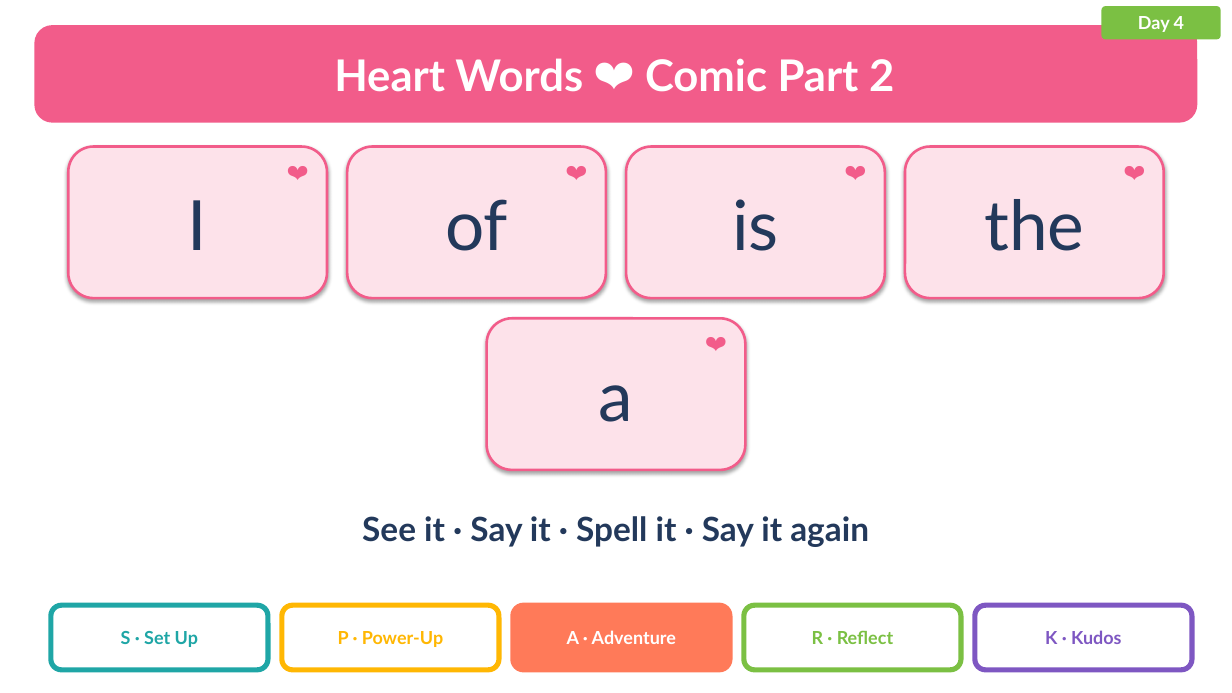
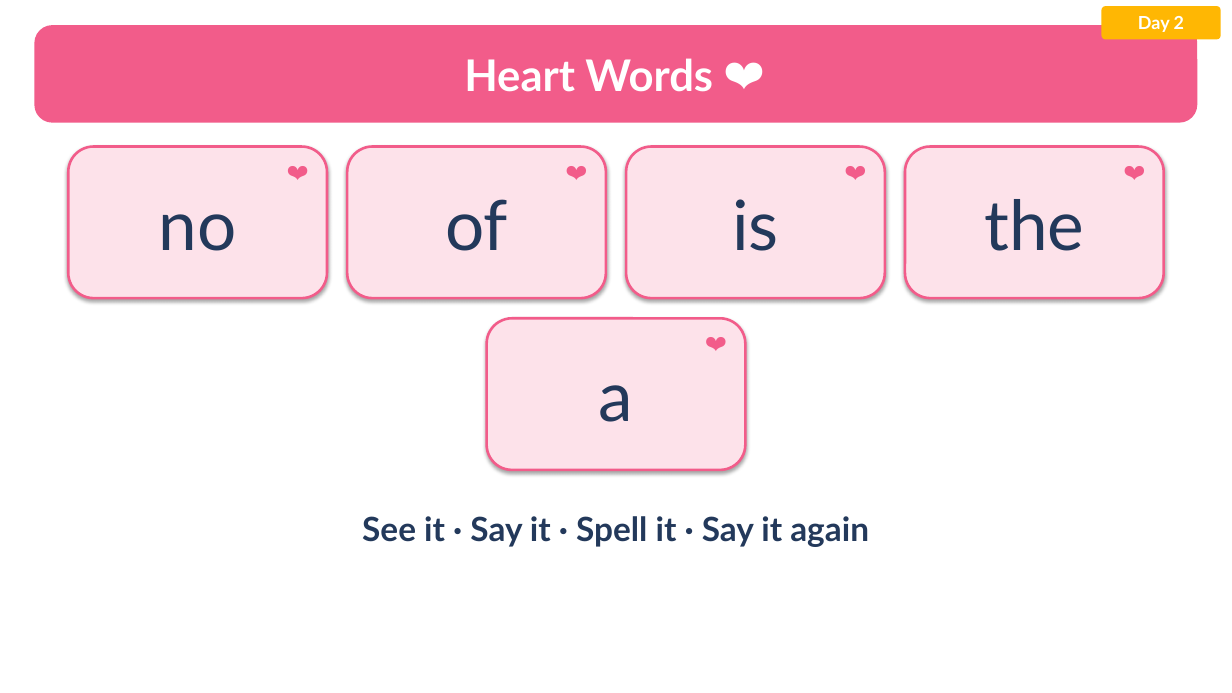
Before and after one commit to Silkwormx/island-readers, a slide deck: slide 34 of teachers/ng/Lesson3.1_ng_Slide_Presentation.pptx (slide 56 before the commit). Drawn at 1232x693 pixels with LibreOffice and Linux fonts; fonts in the diff are those of the drawing. Boxes give left, top, right and bottom in pixels: in the first picture for what was removed or moved away, otherwise in the second. Text is boxed around its words. In the diff, an @@ line names an element or a change of style, - is before the commit and + after.

```diff
--- a/teachers/ng/Lesson3.1_ng_Slide_Presentation.pptx
+++ b/teachers/ng/Lesson3.1_ng_Slide_Presentation.pptx
@@ rounded rectangle "Day 2" at (1102, 6, 1221, 40): fill #7BC043 to #FFB703 @@
@@ text in rounded rectangle at (1138, 16, 1184, 32): text changed @@
-Day 4
+Day 2
@@ text at (464, 58, 713, 92): text changed @@
-Heart Words ❤️ Comic Part 2
+Heart Words ❤️
@@ text in rounded rectangle at (159, 214, 237, 251): text changed @@
-I
+no
@@ rounded rectangle removed at (51, 605, 268, 670) @@
@@ rounded rectangle removed at (282, 605, 499, 670) @@
@@ rounded rectangle removed at (513, 605, 730, 670) @@
@@ rounded rectangle removed at (744, 605, 961, 670) @@
@@ rounded rectangle removed at (975, 605, 1192, 670) @@
@@ text removed at (121, 631, 198, 647) @@
-S · Set Up
@@ text removed at (338, 631, 443, 647) @@
-P · Power-Up
@@ text removed at (567, 630, 676, 644) @@
-A · Adventure
@@ text removed at (812, 630, 893, 644) @@
-R · Reflect
@@ text removed at (1045, 630, 1121, 644) @@
-K · Kudos
```
Also in this commit, not shown: 46 other slides changed, 5 slides added, 21 slides removed, 19 other files.
